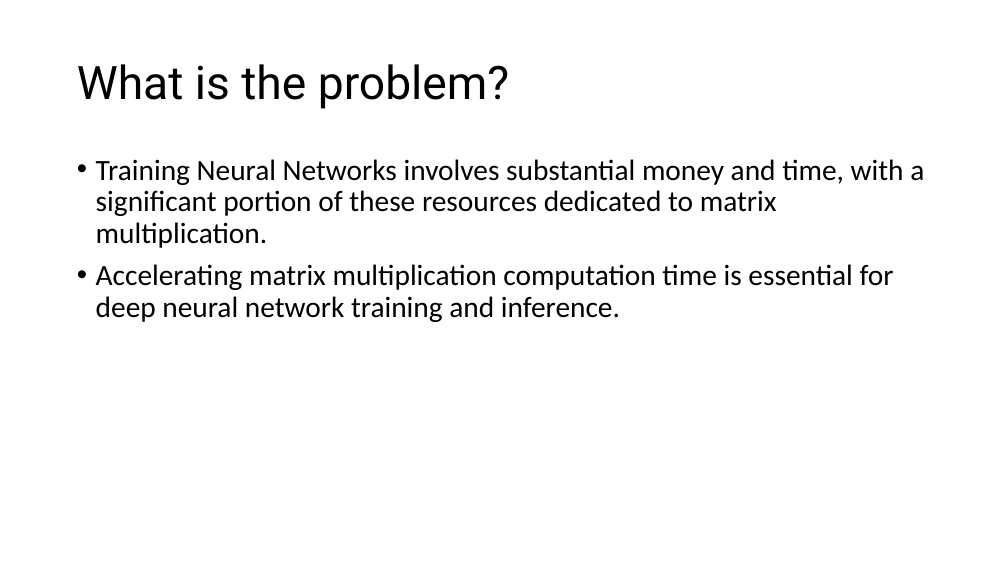
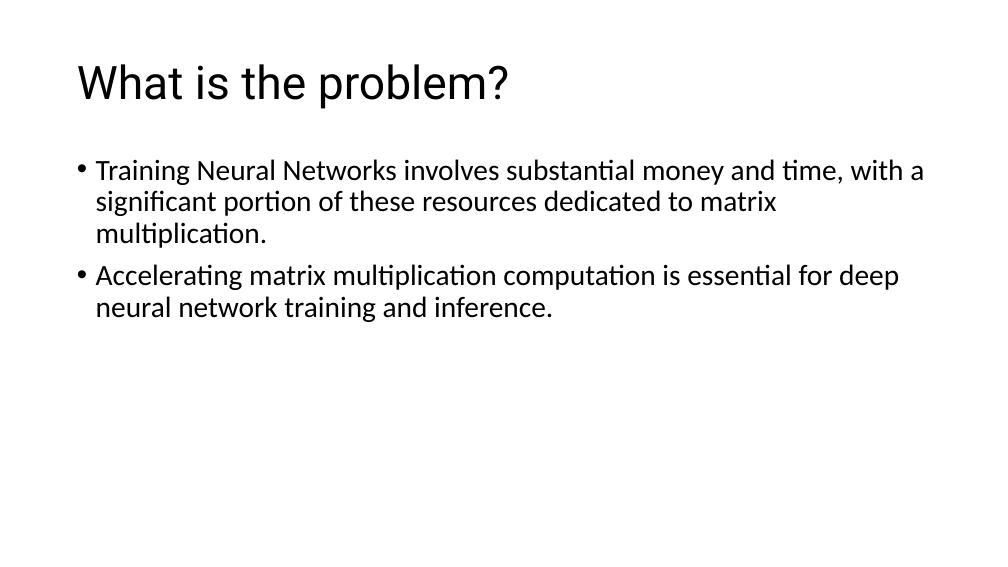
Before and after one commit to LukeLIN-web/CS345, a slide deck: slide 2 of project/midterm.pptx. Drawn at 1008x567 pixels with LibreOffice and Linux fonts; fonts in the diff are those of the drawing. Boxes give left, top, right and bottom in pixels: in the first picture for what was removed or moved away, otherwise in the second. Text is boxed around its words. In the diff, an @@ line names an element or a change of style, - is before the commit and + after.

```diff
--- a/project/midterm.pptx
+++ b/project/midterm.pptx
@@ text at (96, 264, 899, 322): text changed @@
-• Accelerating matrix multiplication computation time is essential for deep neural network training and inference.
+• Accelerating matrix multiplication computation is essential for deep neural network training and inference.
```
Also in this commit, not shown: 6 other slides changed, 7 slides added, 1 slide removed, 2 other files.
